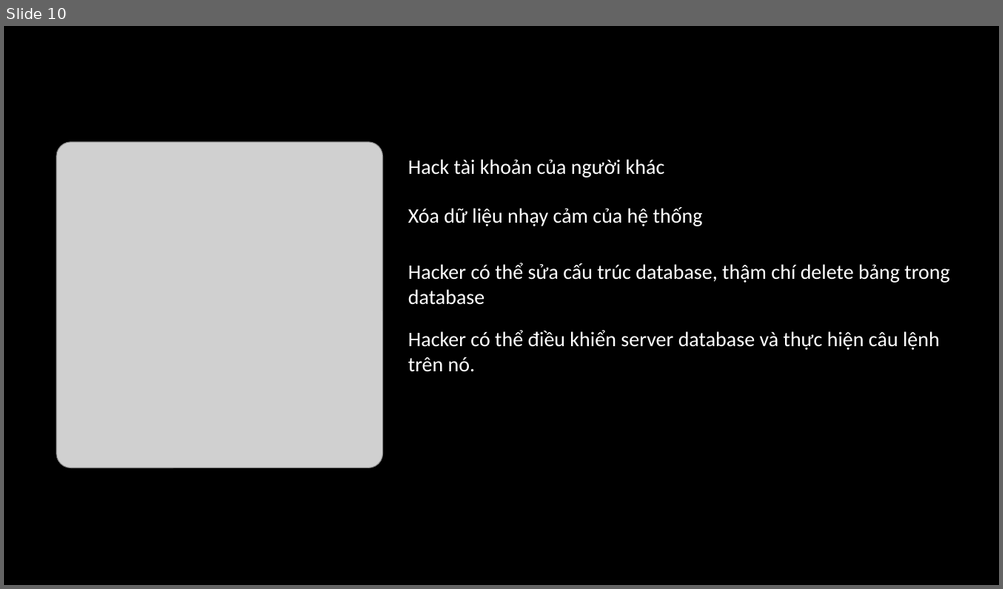
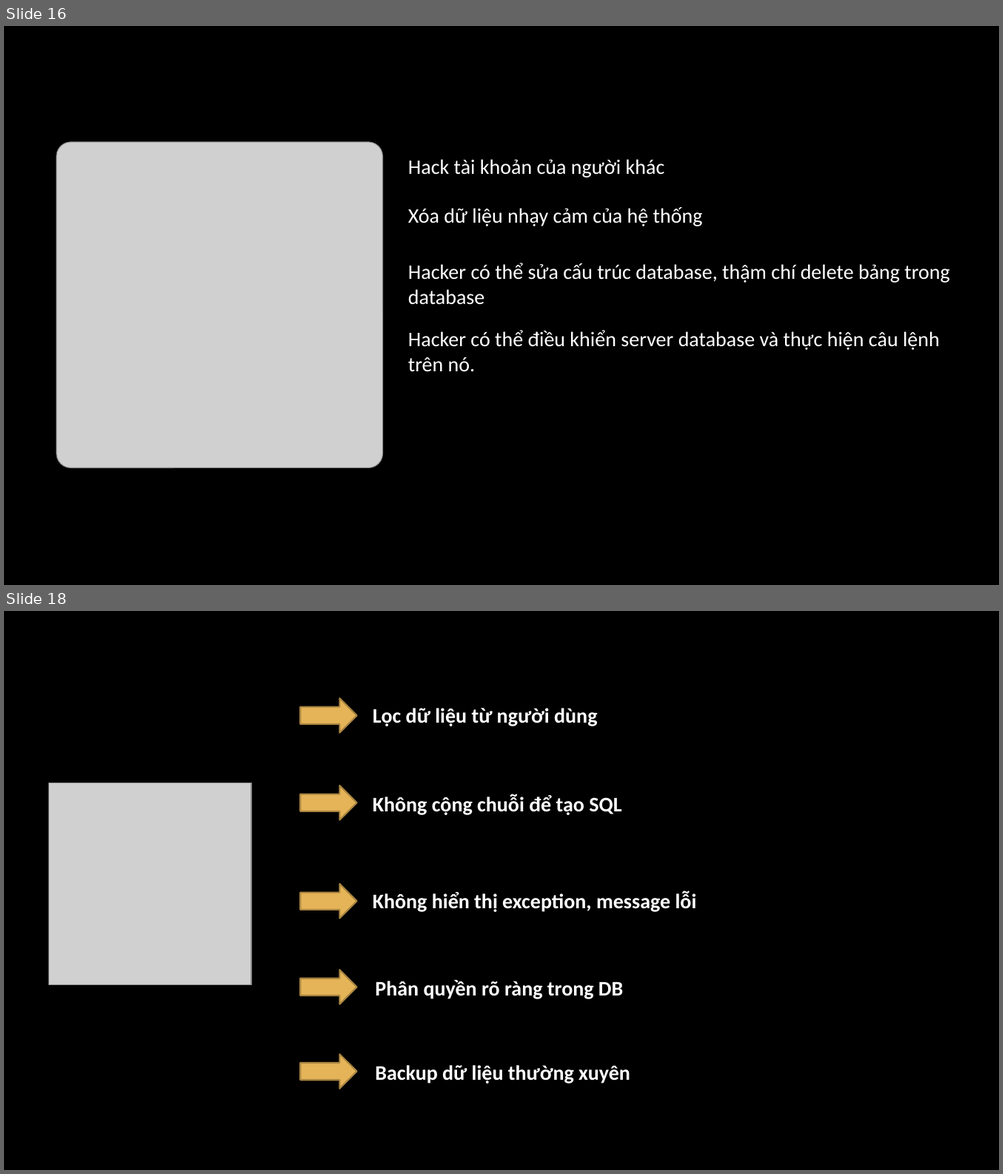
Before and after one commit to phamthanhtrungg/sql-injection, a slide deck: presentation.pptx. Shown one above the other, each under a label of ours: slide 10 before the commit, slides 16 and 18 after it; the slides between them are not shown. The pictures are 1003x589 and 1003x1174 pixels, drawn with LibreOffice and Linux fonts; fonts in the diff are those of the drawing; grey boxes stand for pictures; background and template pictures are left out. Boxes give left, top, right and bottom in pixels: in the first picture for what was removed or moved away, otherwise in the second. Text is boxed around its words. In the diff, an @@ line names an element or a change of style, - is before the commit and + after.

```diff
--- a/presentation.pptx
+++ b/presentation.pptx
@@ slide 18 added at [4,611,999,1170], background picture (left out) @@
@@ right arrow added at [300,698,357,732], fill #E5B458, outline #A98541 1.5 pt @@
@@ text added at [373,708,597,726], 20 pt, text #FFFFFF, bold @@
+Lọc dữ liệu từ người dùng
@@ picture added at [48,783,251,985] @@
@@ right arrow added at [300,786,357,820], fill #E5B458, outline #A98541 1.5 pt @@
@@ text added at [373,795,621,815], 20 pt, text #FFFFFF, bold @@
+Không cộng chuỗi để tạo SQL
@@ right arrow added at [300,884,357,918], fill #E5B458, outline #A98541 1.5 pt @@
@@ text added at [373,891,697,912], 20 pt, text #FFFFFF, bold @@
+Không hiển thị exception, message lỗi
@@ right arrow added at [300,970,357,1004], fill #E5B458, outline #A98541 1.5 pt @@
@@ text added at [375,980,623,999], 20 pt, text #FFFFFF, bold @@
+Phân quyền rõ ràng trong DB
@@ right arrow added at [300,1055,357,1089], fill #E5B458, outline #A98541 1.5 pt @@
@@ text added at [375,1065,630,1084], 20 pt, text #FFFFFF, bold @@
+Backup dữ liệu thường xuyên
@@ what was slide 10 is now slide 16 @@
```
Also in this commit, not shown: 7 slides changed, 11 other slides added, 4 slides removed, 1 other file.
